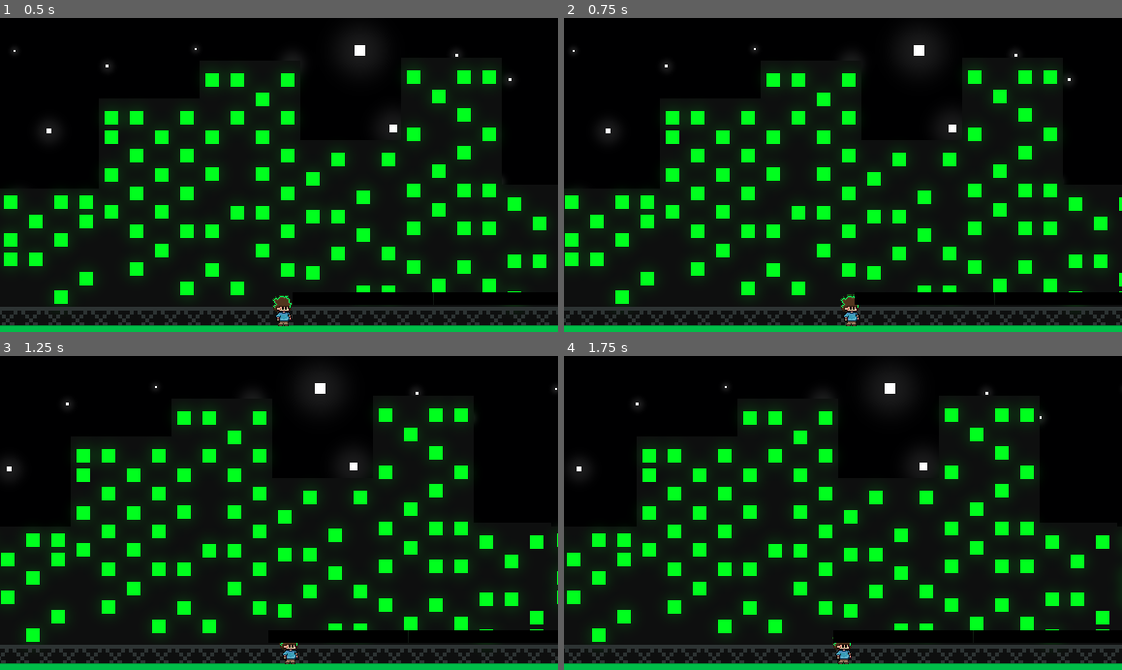
Above: before the commit, frames 1-4 (two rows, left to right).
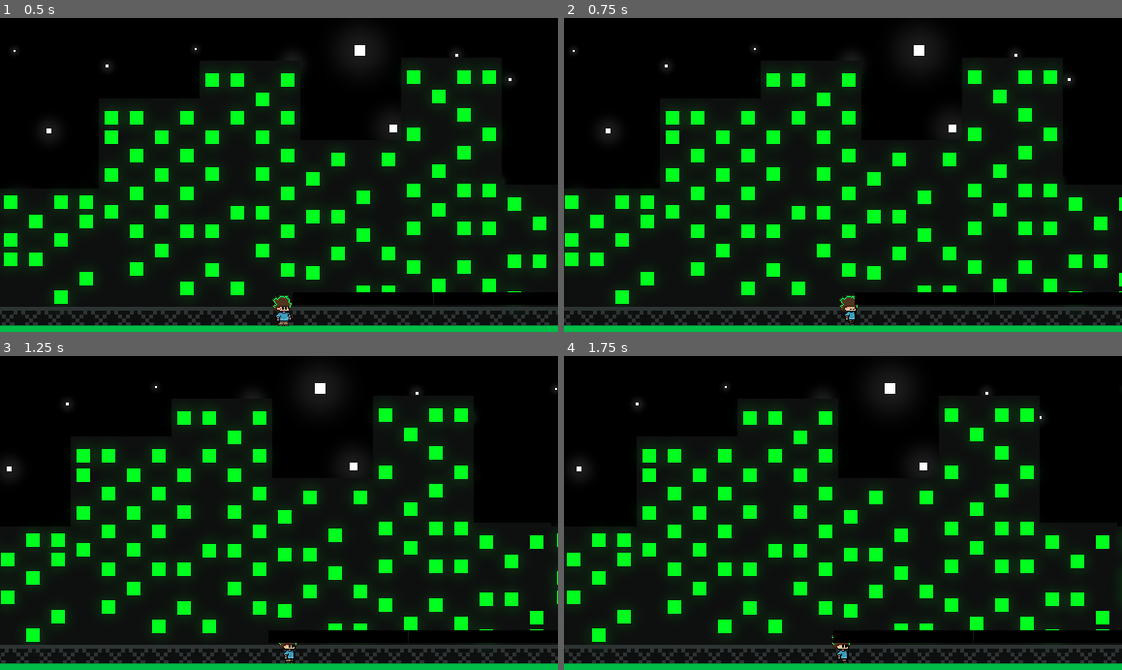
Above: after the commit, the same moments.

Repository: StudioXPEtudiant/25-26.M.S2.IDK
Game: Godot game, scene res://idk.tscn
Two runs of this game, one before a commit and one after it. Both use one fixed random seed, a clock stepped at 60 frames per second and the inputs below.
Inputs:
- Up to frame 1 (0.5 s): no input
- Up to frame 2 (0.75 s): hold D (Droite) from 0.53 s (still down); hold Ctrl (Control) from 0.53 s (still down)
- Up to frame 3 (1.25 s): keep holding D (Droite); keep holding Ctrl (Control); tap Space (Jump) at 0.77, 1.07 s; tap Shift (Shift) at 0.8 s
- Up to frame 4 (1.75 s): release D (Droite) at 1.28 s; release Ctrl (Control) at 1.28 s; hold A (Gauche) from 1.28 s (still down); tap Shift (Shift) at 1.35 s; tap Space (Jump) at 1.52, 1.55 s

Frame 1 is identical in both runs. In frame 2, 0.1% of the frame differs, in the area x 49-53%, y 87-99%; in frame 3, less than 0.1%; in frame 4, 0.1%.

Commit message:
Fix anim transition

Diff:
--- a/Movement_Script.gd
+++ b/Movement_Script.gd
@@ -14,20 +14,29 @@
 @export var CollisionStanding: CollisionPolygon2D
 @export var CollisionCrouch: CollisionPolygon2D
 @export var CollisionDetectorHead: bool
-var oriantation:int =1 #-1 gauche 0 face 1 droite
-enum MoveState {IsWalkingLeft,IsWalkingRight,IsJumping,Idle,IdleMiddle,IsRunning,IsDashing}
+
+enum MoveState {IsWalking,IsJumping,Idle,IsRunning,IsDashing}
 var CurrentState
 var LastState
+
+enum Direction {Left,Middle,Right}
+var CurrentDir
+var LastDir
+
 
 func ChangeState(NewState):
 	LastState = CurrentState
 	CurrentState = NewState
 
+func ChangeDir(NewDir):
+	LastDir = CurrentDir
+	CurrentDir = NewDir
+
 func _process(_delta: float) -> void:
 	var deplacement: Vector2
 	var is_crouching: bool = false
-	print(CurrentState)
-
+	print("State : " + str(CurrentState))
+	print("Dir : " + str(CurrentDir))
 	if velocity.x == 0:
 		ChangeState(MoveState.Idle)
 
@@ -41,48 +50,42 @@
 
 
 	if Input.is_action_pressed("Droite"):
-		oriantation =1
-		if LastState == MoveState.IsWalkingLeft:
-			ChangeState(MoveState.IdleMiddle)
-			if animatedSprite.animation_finished:
-				ChangeState(MoveState.IsWalkingRight)
-		else:
-			ChangeState(MoveState.IsWalkingRight)
+
+		ChangeState(MoveState.IsWalking)
+		ChangeDir(Direction.Right)
+
 		if is_crouching == false:
 			deplacement.x+= 70
 		else:
-				deplacement.x+= 30
-	else:
-		!MoveState.IsWalkingRight
+			deplacement.x+= 30
 
 	if Input.is_action_pressed("Gauche"):
-		oriantation =-1
-		if LastState == MoveState.IsWalkingRight:
-			ChangeState(MoveState.IdleMiddle)
-			if animatedSprite.animation_finished:
-					ChangeState(MoveState.IsWalkingLeft)
-		else:
-			ChangeState(MoveState.IsWalkingLeft)
+
+		ChangeState(MoveState.IsWalking)
+		ChangeDir(Direction.Left)
 		if is_crouching == false:
 			deplacement.x-= 70
 		else:
 			deplacement.x-= 30
-	else:
-		!MoveState.IsWalkingLeft
 
-	if Input.is_action_pressed("Droite") && Input.is_action_pressed("Shift"):
+	if Input.is_action_pressed("Shift"):
 		if is_crouching == false:
 			deplacement.x+= 50.5
-
-	if Input.is_action_pressed("Gauche") && Input.is_action_pressed("Shift"):
-		if is_crouching == false:
-			deplacement.x-= 50.5
 
 	CollisionStanding.disabled = is_crouching
 	CollisionCrouch.disabled = not is_crouching
 
 	if Input.is_action_pressed("Shift") && Input.is_action_pressed("Control") && dashTime >0:
-		deplacement.x+=150 *oriantation *dashTime/0.4
+		var direction : int
+
+		if CurrentDir == Direction.Left:
+			direction = -1
+		elif CurrentDir == Direction.Right:
+			direction = 1
+		elif CurrentDir == Direction.Middle: direction = 0
+
+		deplacement.x+=150 * direction *dashTime/0.4
+
 		if !IsDashing:
 			IsDashing = true
 			dashTime = Defealt_Dash_Time /2
@@ -92,7 +95,6 @@
 
 	if Input.is_action_just_released("Jump") && IsJumping:
 		jumpTime = 0
-
 
 	if Input.is_action_pressed("Jump") && jumpTime >0:
 		if is_crouching == false:
@@ -107,7 +109,6 @@
 				jumpTime = Defealt_Jump_Time /4
 	else:
 		deplacement.y += 120
-
 
 	if IsJumping:
 		jumpTime -= _delta
@@ -126,17 +127,33 @@
 		jumpTime = 0
 
 
-	if oriantation == 1 && CurrentState == MoveState.Idle:
+	if CurrentState == MoveState.Idle:
+		if CurrentDir == Direction.Left:
+			animatedSprite.play("Idle_Left")
+		elif CurrentDir == Direction.Right:
 			animatedSprite.play("Idle_Right")
 
-	if oriantation == -1 && CurrentState == MoveState.Idle:
-		animatedSprite.play("Idle_Left")
 
-	if CurrentState == MoveState.IdleMiddle:
-		animatedSprite.play("IdleMiddle")
+	if CurrentState == MoveState.IsWalking:
 
-	if oriantation == -1 && CurrentState == MoveState.IsWalkingRight:
-		animatedSprite.play("WalkRight")
+		if CurrentDir == Direction.Left:
+			if LastDir == Direction.Right:
+				ChangeDir(Direction.Middle)
+				animatedSprite.play("Idle_Middle")
+			elif LastDir == Direction.Left:
+				animatedSprite.play("WalkLeft")
 
-	if oriantation == 1 && CurrentState == MoveState.IsWalkingLeft:
-		animatedSprite.play("WalkLeft")
+		if CurrentDir == Direction.Right:
+			if LastDir == Direction.Left:
+				ChangeDir(Direction.Middle)
+				animatedSprite.play("Idle_Middle")
+			elif LastDir == Direction.Right:
+				animatedSprite.play("WalkRight")
+
+		if animatedSprite.animation_finished:
+
+			if LastState == MoveState.IsWalking:
+				if LastDir == Direction.Left:
+					ChangeDir(Direction.Left)
+				if LastDir == Direction.Right:
+					ChangeDir(Direction.Right)
--- a/idk.tscn
+++ b/idk.tscn
@@ -302,10 +302,76 @@
 "speed": 12.0
 }, {
 "frames": [{
-"duration": 1.0,
+"duration": 2.0,
 "texture": ExtResource("10_ao5ci")
 }, {
-"duration": 1.0,
+"duration": 2.0,
+"texture": ExtResource("10_ao5ci")
+}, {
+"duration": 2.0,
+"texture": ExtResource("10_ao5ci")
+}, {
+"duration": 2.0,
+"texture": ExtResource("10_ao5ci")
+}, {
+"duration": 2.0,
+"texture": ExtResource("10_ao5ci")
+}, {
+"duration": 2.0,
+"texture": ExtResource("10_ao5ci")
+}, {
+"duration": 2.0,
+"texture": ExtResource("10_ao5ci")
+}, {
+"duration": 2.0,
+"texture": ExtResource("10_ao5ci")
+}, {
+"duration": 2.0,
+"texture": ExtResource("10_ao5ci")
+}, {
+"duration": 2.0,
+"texture": ExtResource("10_ao5ci")
+}, {
+"duration": 2.0,
+"texture": ExtResource("10_ao5ci")
+}, {
+"duration": 2.0,
+"texture": ExtResource("10_ao5ci")
+}, {
+"duration": 2.0,
+"texture": ExtResource("10_ao5ci")
+}, {
+"duration": 2.0,
+"texture": ExtResource("10_ao5ci")
+}, {
+"duration": 2.0,
+"texture": ExtResource("10_ao5ci")
+}, {
+"duration": 2.0,
+"texture": ExtResource("10_ao5ci")
+}, {
+"duration": 2.0,
+"texture": ExtResource("10_ao5ci")
+}, {
+"duration": 2.0,
+"texture": ExtResource("10_ao5ci")
+}, {
+"duration": 2.0,
+"texture": ExtResource("10_ao5ci")
+}, {
+"duration": 2.0,
+"texture": ExtResource("10_ao5ci")
+}, {
+"duration": 2.0,
+"texture": ExtResource("10_ao5ci")
+}, {
+"duration": 2.0,
+"texture": ExtResource("10_ao5ci")
+}, {
+"duration": 2.0,
+"texture": ExtResource("10_ao5ci")
+}, {
+"duration": 2.0,
 "texture": ExtResource("10_ao5ci")
 }],
 "loop": false,
@@ -3054,7 +3120,7 @@
 position = Vector2(0, -3.7)
 scale = Vector2(1, 1.01515)
 sprite_frames = SubResource("SpriteFrames_i1e8k")
-animation = &"Idle_Right"
+animation = &"Idle_Middle"
 autoplay = "Idle_Right"
 
 [node name="Camera2D" type="Camera2D" parent="CharacterBody2D"]
